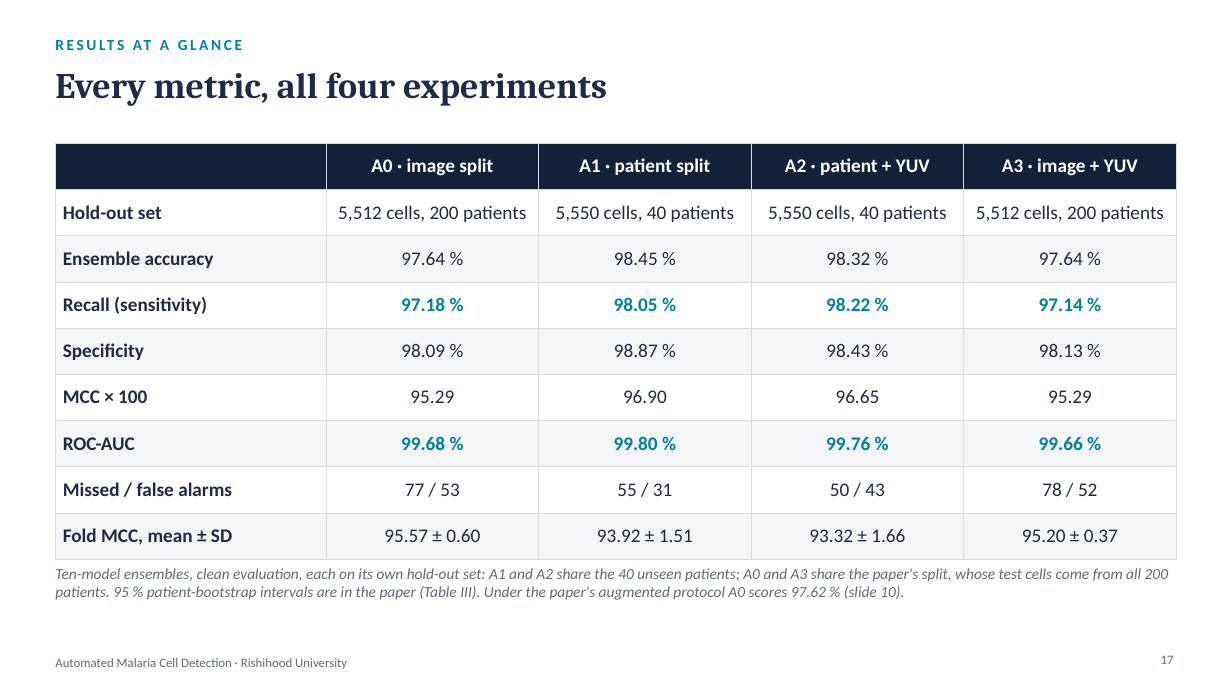
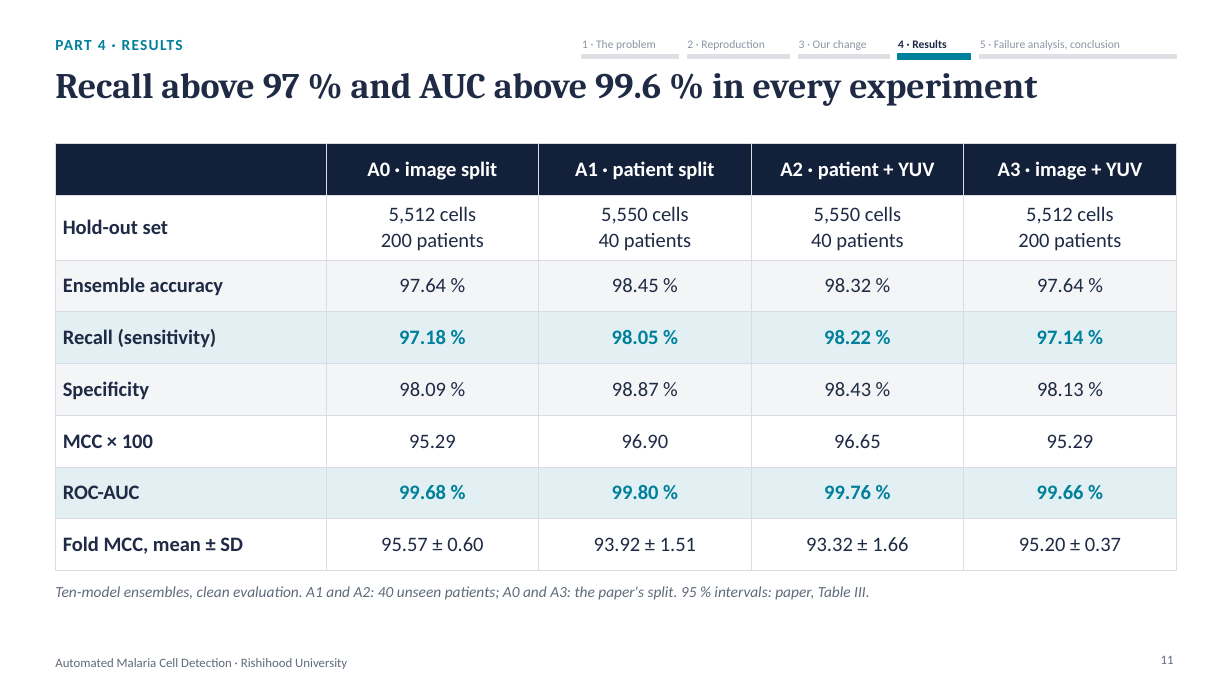
Before and after one commit to amathziah/malaria-detection, a slide deck: slide 11 of slides/Malaria_Phase3_Final.pptx (slide 17 before the commit). Drawn at 1232x693 pixels with LibreOffice and Linux fonts; fonts in the diff are those of the drawing. Boxes give left, top, right and bottom in pixels: in the first picture for what was removed or moved away, otherwise in the second. Text is boxed around its words. In the diff, an @@ line names an element or a change of style, - is before the commit and + after.

Commit message:
Deck: 17 slides in five parts, with a part tracker and a visual roadmap
Opening, then the brief's steps as five parts (problem, reproduction, our change, results, failure analysis and conclusion), each a PowerPoint section. The roadmap is a journey with a headline number per part. New failure-analysis figure from src/deck_figures.py: A1's errors per held-out patient.

```diff
--- a/slides/Malaria_Phase3_Final.pptx
+++ b/slides/Malaria_Phase3_Final.pptx
@@ text added at (55, 40, 183, 50), 12 pt, text #00809A, bold @@
+PART 4 · RESULTS
@@ text removed at (133, 40, 169, 50) @@
-RESULTS AT A GLANCE
@@ text added at (582, 40, 656, 50), 9 pt, text #8C96A3 @@
+1 · The problem
@@ rectangle added at (582, 55, 678, 58), fill #DDE1E6, outline #DDE1E6 1 pt @@
@@ text added at (687, 40, 764, 50), 9 pt, text #8C96A3 @@
+2 · Reproduction
@@ rectangle added at (688, 55, 789, 58), fill #DDE1E6, outline #DDE1E6 1 pt @@
@@ text added at (799, 40, 867, 50), 9 pt, text #8C96A3 @@
+3 · Our change
@@ rectangle added at (799, 55, 889, 58), fill #DDE1E6, outline #DDE1E6 1 pt @@
@@ text added at (898, 40, 946, 48), 9 pt, text #1F2A44, bold @@
+4 · Results
@@ rectangle added at (898, 54, 970, 59), fill #00809A, outline #00809A 1 pt @@
@@ text added at (980, 40, 1120, 50), 9 pt, text #8C96A3 @@
+5 · Failure analysis, conclusion
@@ rectangle added at (980, 55, 1177, 58), fill #DDE1E6, outline #DDE1E6 1 pt @@
@@ title at (55, 73, 1037, 106): text changed @@
-Every metric, all four experiments
+Recall above 97 % and AUC above 99.6 % in every experiment
@@ table at (55, 143, 1177, 558) @@
-row 2: Hold-out set | 5,512 cells, 200 patients | 5,550 cells, 40 patients | 5,550 cells, 40 patients | 5,512 cells, 200 patients
+row 2: Hold-out set | 5,512 cells / 200 patients | 5,550 cells / 40 patients | 5,550 cells / 40 patients | 5,512 cells / 200 patients
-row 8: Missed / false alarms | 77 / 53 | 55 / 31 | 50 / 43 | 78 / 52
@@ text at (55, 586, 869, 600): text changed @@
-Ten-model ensembles, clean evaluation, each on its own hold-out set: A1 and A2 share the 40 unseen patients; A0 and A3 share the paper's split, whose test cells come from all 200 patients. 95 % patient-bootstrap intervals are in the paper (Table III). Under the paper's augmented protocol A0 scores 97.62 % (slide 10).
+Ten-model ensembles, clean evaluation. A1 and A2: 40 unseen patients; A0 and A3: the paper's split. 95 % intervals: paper, Table III.
@@ text "Ten-model ensembles, clean evaluation. A1 ..." at (55, 586, 869, 600): vertical alignment top to middle @@
@@ page number at (1161, 656, 1174, 664): text changed @@
-17
+11
```
Also in this commit, not shown: 7 other slides changed, 10 slides added, 19 slides removed, 7 other files.
